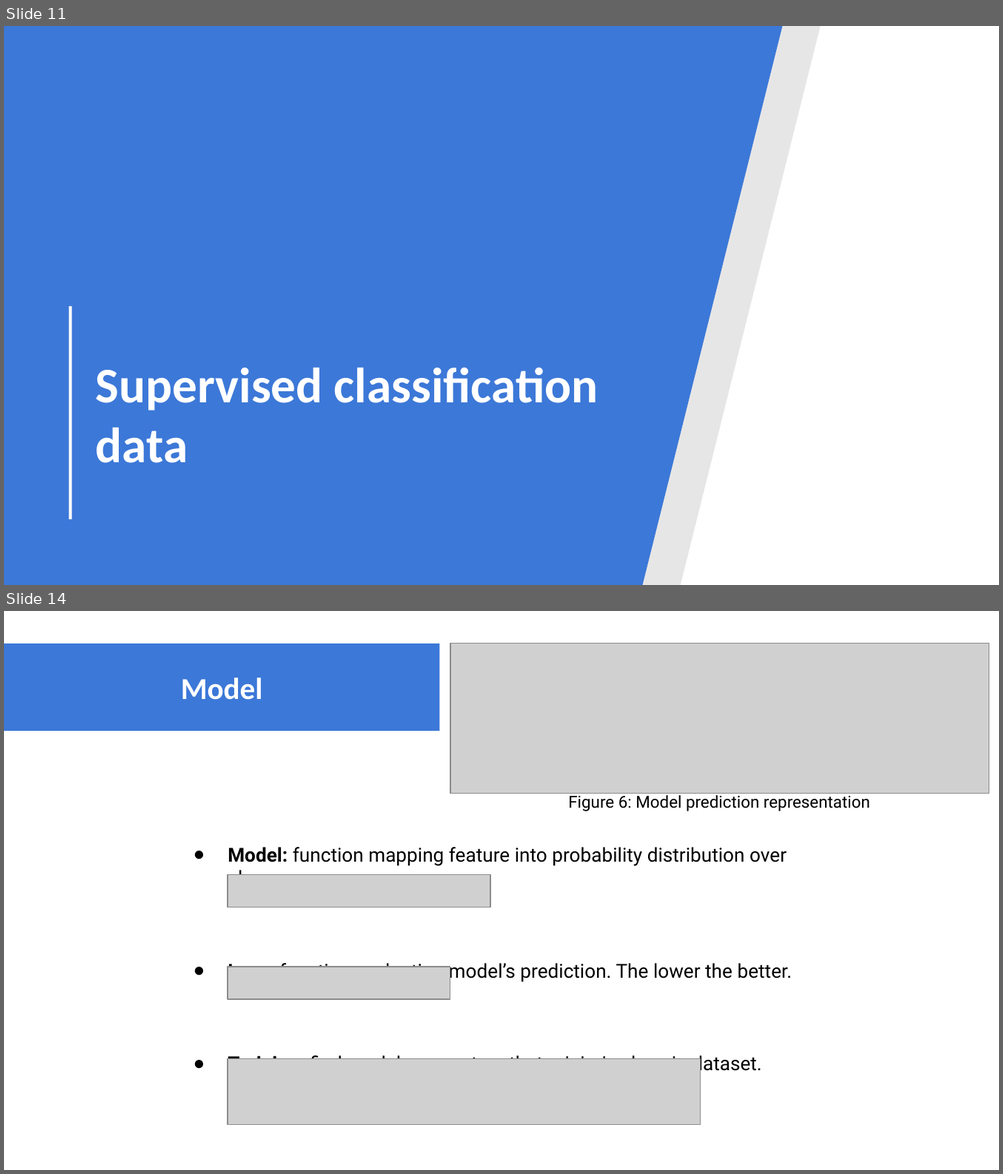
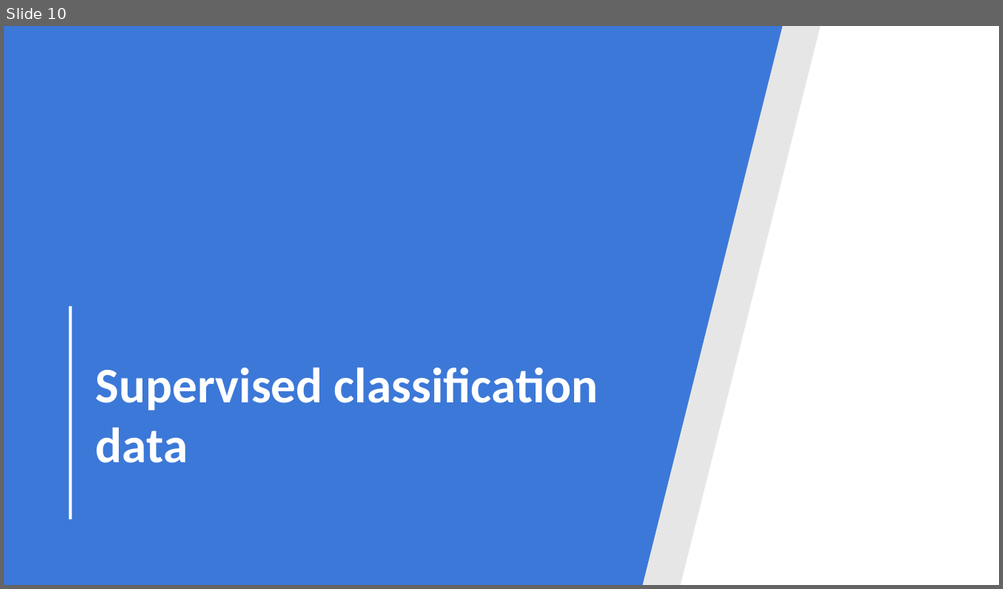
Before and after one commit to GilbertoCunha/IEEE-ML-Workshop, a slide deck: ML-intro.pptx. Shown one above the other, each under a label of ours: slides 11 and 14 before the commit, slide 10 after it; the slides between them are not shown. The pictures are 1003x1174 and 1003x589 pixels, drawn with LibreOffice and Linux fonts; fonts in the diff are those of the drawing; grey boxes stand for pictures. Boxes give left, top, right and bottom in pixels: in the first picture for what was removed or moved away, otherwise in the second. Text is boxed around its words. In the diff, an @@ line names an element or a change of style, - is before the commit and + after.

```diff
--- a/ML-intro.pptx
+++ b/ML-intro.pptx
@@ slide 14 removed at bbox=[4, 611, 999, 1170], background #FFFFFF @@
@@ rectangle removed at bbox=[4, 644, 440, 732] @@
@@ picture removed at bbox=[450, 644, 989, 794] @@
@@ title removed at bbox=[181, 678, 263, 700] @@
-Model
@@ text removed at bbox=[568, 793, 870, 812] @@
-Figure 6: Model prediction representation
@@ text removed at bbox=[227, 847, 792, 1075] @@
-● Model: function mapping feature into probability distribution over classes.
-● Loss: function evaluating model’s prediction. The lower the better.
-● Training: find model parameters that minimize loss in dataset.
@@ picture removed at bbox=[227, 874, 490, 908] @@
@@ picture removed at bbox=[227, 967, 450, 1000] @@
@@ picture removed at bbox=[227, 1059, 700, 1125] @@
@@ what was slide 11 is now slide 10 @@
```
Also in this commit, not shown: 8 slides changed, 10 slides added, 1 other slide removed, 1 other file.
